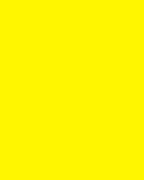
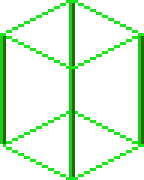
Two versions of the same layered image (w=144, h=180). Layer-by-layer changes:
hid "Active" over <box>0,0,144,180</box>
